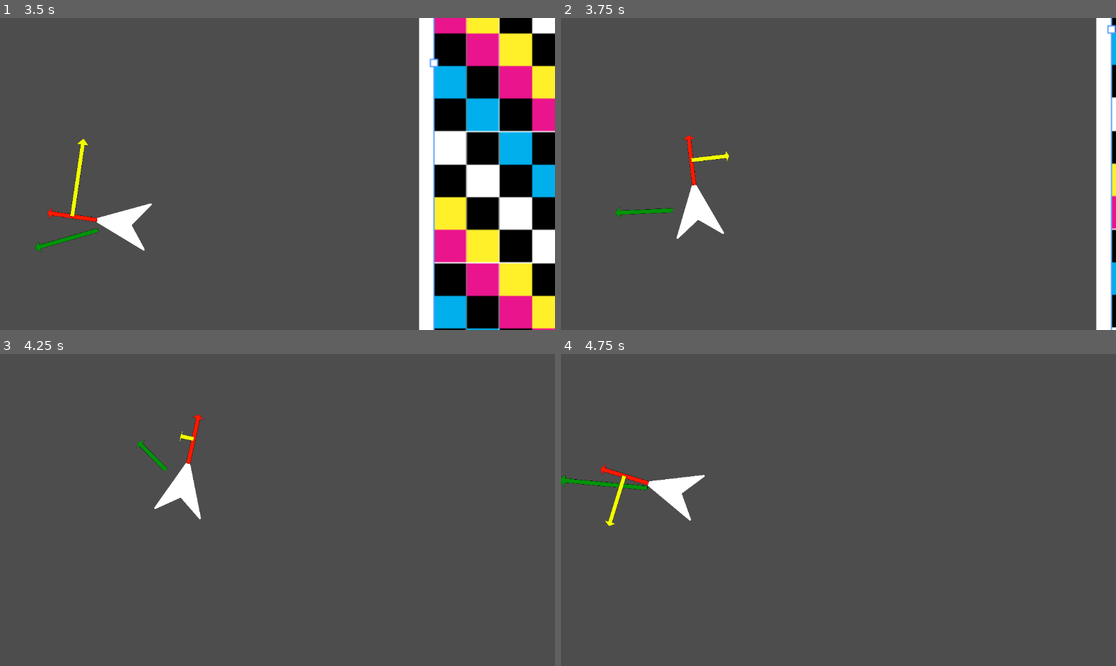
Above: before the commit, frames 1-4 (two rows, left to right).
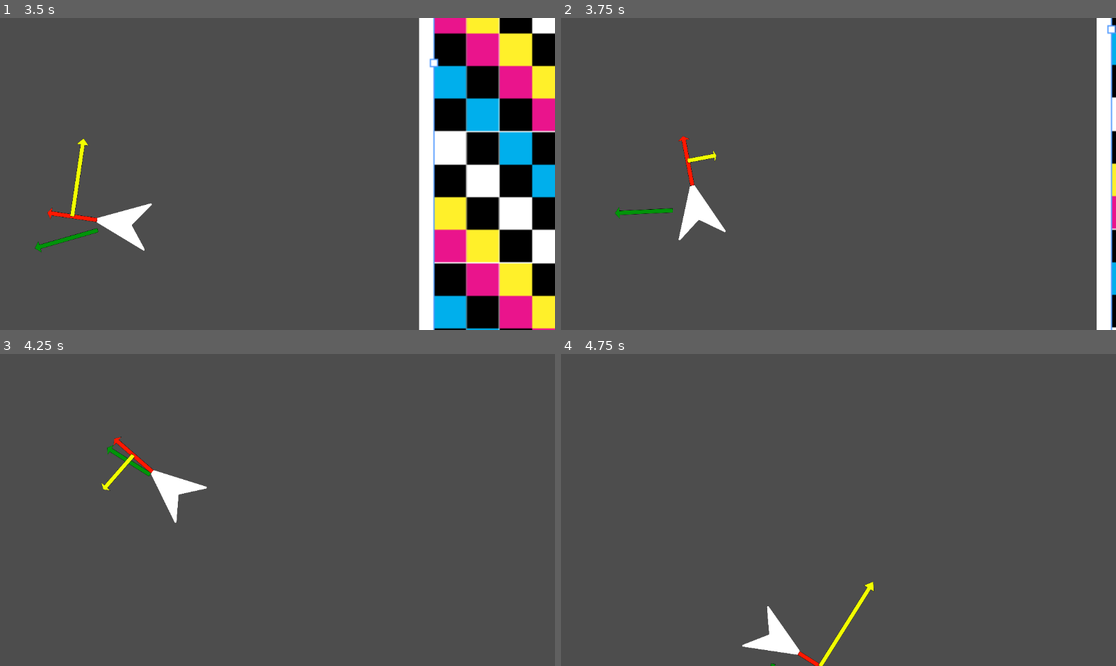
Above: after the commit, the same moments.

Repository: ParadoxArcher/Angle_Advantage
Game: Godot game, scene res://Scenes/GameScene.tscn
Same seed, same stepped clock (60 frames per second), same inputs: the game is played once before the commit and once after it.
Inputs:
- Up to frame 1 (3.5 s): tap Enter at 0.5 s; hold D (RotateRight) 0.53-1.28 s; hold W (Boost) 0.53-1.28 s; hold S (Back) 1.28-2.03 s; tap W (Boost) at 1.35, 2.85 s; hold W (Boost) 2.03-2.78 s; hold D (RotateRight) from 2.03 s (still down); tap Space (Dodge) at 2.1 s
- Up to frame 2 (3.75 s): release D (RotateRight) at 3.53 s; hold A (RotateLeft) from 3.53 s (still down); hold W (Boost) from 3.53 s (still down)
- Up to frame 3 (4.25 s): keep holding A (RotateLeft); keep holding W (Boost)
- Up to frame 4 (4.75 s): keep holding A (RotateLeft); release W (Boost) at 4.28 s; tap Space (Dodge) at 4.35 s; tap W (Boost) at 4.55 s

Frame 1 is identical in both runs. In frame 2, 0.7% of the frame differs, in the area x 9-97%, y 0-100%; in frame 3, 1.3%; in frame 4, 2.0%, in the area x 0-57%, y 35-100%.

Commit message:
vault backup: 2025-01-11 21:44:54

Diff:
--- a/zProject Files/Godot/Scripts/PlayerScript.gd
+++ b/zProject Files/Godot/Scripts/PlayerScript.gd
@@ -7,7 +7,7 @@
 @export var RotaAccel = [PI/2,  PI/6] # {0: RotaAccel, 1: BaseRotaDecel}
 
 ## Brake Variables
-@export var BrakeDecel = [2.5, PI] # {0: SpeedDecel, 1: RotaDecel}
+@export var BrakeDecel = [2.5, 6] # {0: SpeedDecelMultiplier, 1: RotaDecelMultiplier}
 
 ##Dodge Variables
 @export var DodgeMaxSpeed = [1.5, 100, -4] # {0: MaxSpeedMultiplier, 1: MaxSpeedDecel, 2: EaseCurve}
@@ -37,13 +37,16 @@
 	#endregion
 
 	#region Rotation Rate
-	var RotaMomentum = (RotaSpeed / MaxRota[0]) + MoveInput.x
+	var RotaDecel = RotaAccel[1]
+	if isBraking:
+		RotaDecel = RotaAccel[1] * BrakeDecel[1]
+
+	var CounterSteer = -((RotaSpeed / MaxRota[0]) + MoveInput.x )
 	if MoveInput.x != 0:
-		RotaRate = RotaAccel[0] + (RotaMomentum * RotaAccel[1] ) * -MoveInput.x # RotaAccel + directional realease friction
-	elif not isBraking:
-		RotaRate = RotaAccel[1] # Release friction
+		RotaRate = RotaAccel[0] + RotaDecel * CounterSteer # RotaAccel + directional realease friction
 	else:
-		RotaRate = BrakeDecel[1] # Brake friction
+		RotaRate = RotaDecel # Release friction
+
 	print(RotaRate)
 	#endregion
 
@@ -52,7 +55,6 @@
 	if MoveInput.y > 0:
 		BoostDir = Vector2(cos(rotation), sin(rotation))
 		AccelRate = SpeedAccel[0] #SpeedAccel
-		var BrakeMomentum = velocity.normalized() - BoostDir
 	elif not isBraking:
 		AccelRate = SpeedAccel[1] #BaseSpeedDecel
 	else:
Not shown, changed: .obsidian/workspace.json
